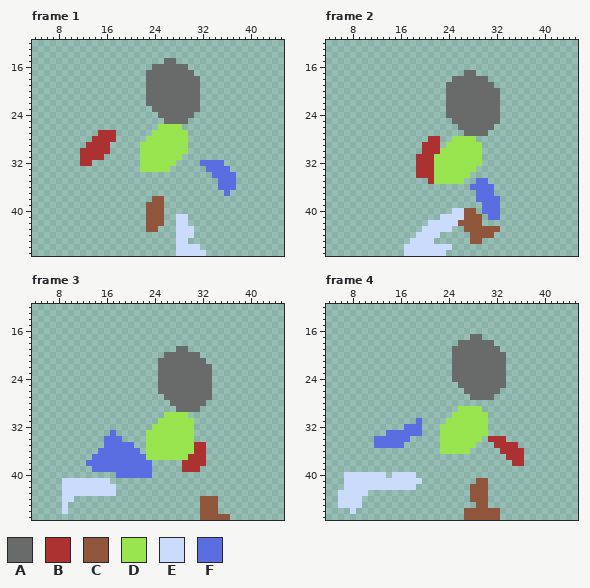
Animated GIF sprite, stored at images/WillowAnimations.gif. Above is the file before it was changed.
The file is 288x288 pixels, drawn in blocks of 6x6; one block is one cell here. Shown: frame 1: x 4..45, y 12..47; frame 2: x 4..45, y 12..47; frame 3: x 4..45, y 12..47; frame 4: x 4..45, y 12..47. The commit also changed other frames, which this record leaves out.
Palette (. is transparent): A #696a6a  B #ac3232  C #8f563b  D #99e550  E #cbdbfc  F #5b6ee1
Pixels before, frame 1, first column x 12:
15 ..............AA..........
16 ............AAAAAA........
17 ...........AAAAAAAA.......
18 ...........AAAAAAAAA......
19 ...........AAAAAAAAA......
20 ...........AAAAAAAAA......
21 ...........AAAAAAAAA......
22 ...........AAAAAAAAA......
23 ............AAAAAAAA......
24 .............AAAAAA.......
25 ..............AAAA........
26 .............DDDD.........
27 ...BBB......DDDDDD........
28 ..BBBB.....DDDDDDD........
29 .BBBB.....DDDDDDDD........
30 BBBBB.....DDDDDDDD........
31 BBBB......DDDDDDD.........
32 BB........DDDDDD....FFFF..
33 ..........DDDDD......FFFF.
34 ......................FFFF
35 .......................FFF
36 .......................FFF
37 ........................F.
38 ............CC............
39 ...........CCC............
40 ...........CCC............
41 ...........CCC..EE........
42 ...........CCC..EE........
43 ...........CC...EEE.......
44 ................EEE.......
45 ................EE........
46 ................EEEE......
47 ................EEEEE.....
Pixels before, frame 2, first column x 17:
17 ..........AA....
18 ........AAAAAA..
19 .......AAAAAAAA.
20 .......AAAAAAAAA
21 .......AAAAAAAAA
22 .......AAAAAAAAA
23 .......AAAAAAAAA
24 .......AAAAAAAAA
25 ........AAAAAAAA
26 .........AAAAAA.
27 ..........AAAA..
28 ....BB..DDDD....
29 ...BBB.DDDDDD...
30 ...BBBDDDDDDD...
31 ..BBBDDDDDDDD...
32 ..BBBDDDDDDDD...
33 ..BBBDDDDDDD....
34 ..BBBDDDDDD.....
35 ....BDDDDD..FF..
36 ...........FFFF.
37 ............FFF.
38 ............FFFF
39 .............FFF
40 ........EECC.FFF
41 ......EEEECCC.FF
42 ....EEEEECCCC...
43 ...EEEEE..CCCCCC
44 ..EEEE.....CCCC.
45 .EEEE......CC...
46 EEEEEEEE........
47 EEEEEEE.........
Pixels before, frame 3, first column x 9:
19 ...................AA.......
20 .................AAAAAA.....
21 ................AAAAAAAA....
22 ................AAAAAAAAA...
23 ................AAAAAAAAA...
24 ................AAAAAAAAA...
25 ................AAAAAAAAA...
26 ................AAAAAAAAA...
27 .................AAAAAAAA...
28 ..................AAAAAA....
29 ...................AAAA.....
30 .................DDDD.......
31 ................DDDDDD......
32 ...............DDDDDDD......
33 ........F.....DDDDDDDD......
34 .......FFF....DDDDDDDD......
35 .......FFFFF..DDDDDDDDBB....
36 ......FFFFFFF.DDDDDDDDBB....
37 .....FFFFFFFFFDDDDDDDBBB....
38 ....FFFFFFFFFFF.....BBBB....
39 .....FFFFFFFFFF.....BBB.....
40 .........FFFFFF.............
41 EEEEEEEE....................
42 EEEEEEEEE...................
43 EEEEEEEEE...................
44 EE.....................CCC..
45 E......................CCC..
46 E......................CCC..
47 .......................CCCCC
Pixels before, frame 4, first column x 6:
17 ......................AA.......
18 ....................AAAAAA.....
19 ...................AAAAAAAA....
20 ...................AAAAAAAAA...
21 ...................AAAAAAAAA...
22 ...................AAAAAAAAA...
23 ...................AAAAAAAAA...
24 ...................AAAAAAAAA...
25 ....................AAAAAAAA...
26 .....................AAAAAA....
27 ......................AAAA.....
28 ...............................
29 ....................DDDD.......
30 ...................DDDDDD......
31 .............F....DDDDDDD......
32 ...........FFF...DDDDDDDD......
33 ........FFFFFF...DDDDDDDD......
34 ......FFFFFF.....DDDDDDD.BBB...
35 ......FFFFF......DDDDDD...BBBB.
36 .................DDDDD.....BBBB
37 ............................BBB
38 .............................BB
39 ...............................
40 .EEEEEEE.EEEE..................
41 .EEEEEEEEEEEEE.........CC......
42 .EEEEEEEEEEEE.........CCC......
43 EEEEE.................CCC......
44 EEEE..................CCC......
45 EEEE...................CC......
46 ..E..................CCCCCC....
47 .....................CCCCCC....
After the commit:
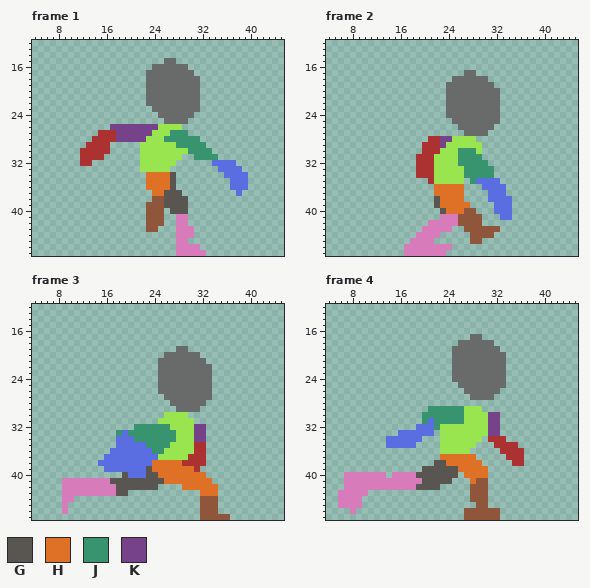
Colours new in this view: G #595652  H #df7126  J #37946e  K #76428a
Author's note on the commit: tweak more willow skate cycle
What changed:
colour E: #cbdbfc -> #d77bba
Frame 1:
y 26: x 17..24 ........ -> KKKKKKKK
y 27: x 18..23 ...... -> KKKKKK; x 27..29 DDD -> JJJ
y 28: x 18..22 ..... -> KKKKK; x 26..31 DDDD.. -> JJJJJJ
y 29: x 28..32 DD... -> JJJJJ
y 30: x 30..33 .... -> JJJJ
y 31: x 31..34 .... -> JJJJ
y 32: x 32..33 FF -> ..; x 36..37 .. -> FF
y 33: x 33..34 FF -> ..; x 37..38 .. -> FF
y 34: x 23..27 ..... -> HHHHG; x 34..35 FF -> ..; x 38..39 .. -> FF
y 35..36: x 23..27 ..... -> HHHHG; x 35..36 FF -> ..; x 38..39 .. -> FF
y 37: x 24..28 ..... -> HHGGG; x 36 F -> .; x 38 . -> F
y 38..39: x 26..29 .... -> GGGG
y 40: x 27..29 ... -> GGG
Frame 2:
y 28: x 23..24 .. -> KK
y 29: x 23 . -> K
y 30: x 26..28 DDD -> JJJ
y 31: x 26..29 DDDD -> JJJJ
y 32: x 26..30 DDDD. -> JJJJJ
y 33: x 27..31 DD... -> JJJJJ
y 34: x 27..31 D.... -> JJJJJ
y 35: x 28 . -> J; x 31..32 .. -> FF
y 36: x 22..26 ..... -> HHHHH; x 28..29 FF -> ..; x 32..33 .. -> FF
y 37: x 22..26 ..... -> HHHHH; x 29..30 FF -> ..; x 32..33 .. -> FF
y 38: x 22..26 ..... -> GHHHH; x 29..30 FF -> ..; x 33..34 .. -> FF
y 39: x 22..27 ...... -> GHHHHH; x 30..31 FF -> ..; x 33..34 .. -> FF
y 40: x 23..26 ..EE -> GHHH; x 30..31 FF -> ..; x 33..34 .. -> FF
y 41: x 26 E -> C; x 31..34 FF.. -> ..FF
Frame 3:
y 32: x 21..26 ...DDD -> JJJJJJ; x 31..32 .. -> KK
y 33: x 17..27 F.....DDDDD -> .JFJJJJJJJJ; x 31..32 .. -> KK
y 34: x 16..17 FF -> ..; x 19..27 ....DDDDD -> FFJJJJJJJ; x 31..32 .. -> KK
y 35: x 16..17 FF -> ..; x 21..26 ..DDDD -> FFJJJJ
y 36: x 15..16 FF -> ..; x 22..25 .DDD -> FFJJ
y 37: x 14..15 FF -> ..; x 23..24 DD -> FF
y 38: x 13..14 FF -> ..; x 24..28 ..... -> HHHHH
y 39: x 14..15 FF -> ..; x 23..30 F.....BB -> GHHHHHHH
y 40: x 18..19 FF -> .G; x 23..32 F......... -> GGHHHHHHHH
y 41: x 17..33 ................. -> GGGGGGGGGHHHHHHHH
y 42: x 18..24 ....... -> GGGGGGG; x 29..34 ...... -> HHHHHH
y 43: x 18..19 .. -> GG; x 32..34 ... -> HHH
Frame 4:
y 29: x 21..26 .....D -> JJJJJJ
y 30: x 20..26 .....DD -> JJJJJJJ; x 31..32 .. -> KK
y 31: x 19..26 F....DDD -> .JFJJJJJ; x 31..32 .. -> KK
y 32: x 17..18 FF -> ..; x 20..22 ... -> FFJ; x 31..32 .. -> KK
y 33: x 14..15 FF -> ..; x 20..21 .. -> FF; x 31..32 .. -> KK
y 34: x 12..13 FF -> ..; x 18..19 .. -> FF
y 35: x 12..13 FF -> ..; x 17..18 .. -> FF
y 37: x 23..28 ...... -> HHHHHH
y 38: x 22..29 ........ -> GGHHHHHH
y 39: x 20..30 ........... -> GGGGGGHHHHH
y 40: x 19..25 ....... -> GGGGGGG; x 27..30 .... -> HHHH
y 41: x 20..24 ..... -> GGGGG; x 28 . -> H
y 42: x 19..22 .... -> GGGG
Boxes around the changes in both pictures, in picture pixels (x1, y1, x2, y2):
changed: (110, 124, 248, 256)
changed: (404, 136, 512, 256)
changed: (62, 424, 218, 514)
changed: (338, 406, 500, 514)
